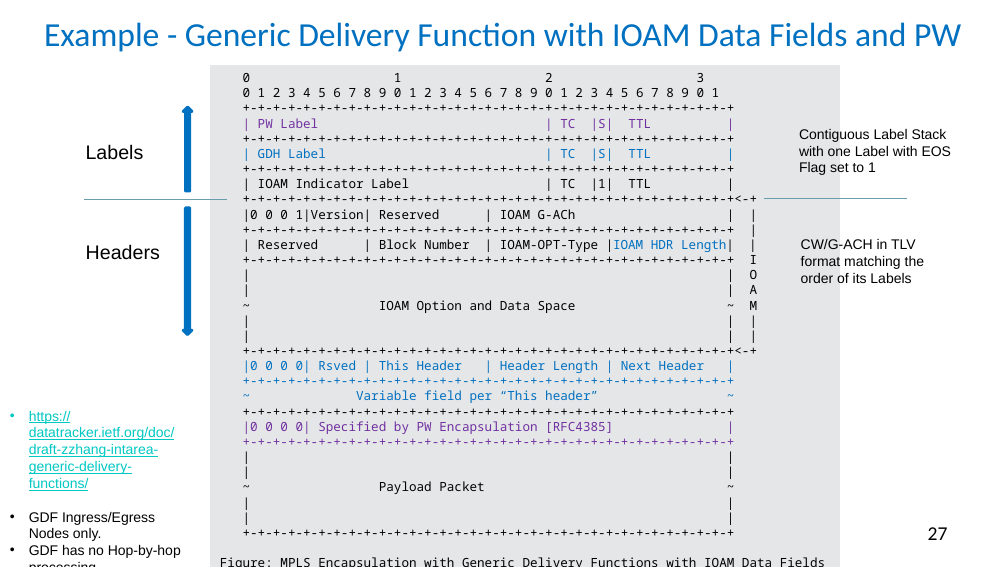
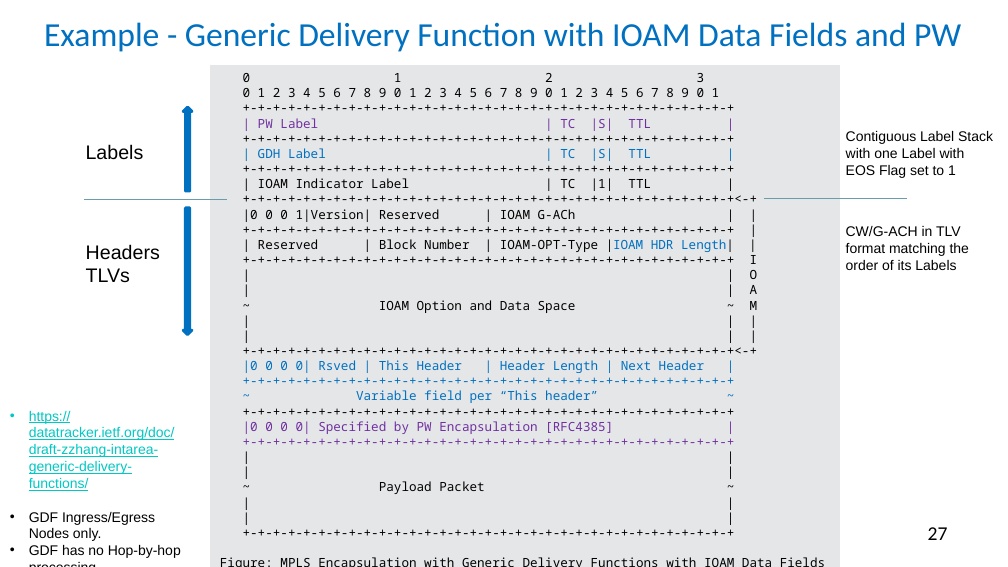
Before and after one commit to rakgandhi/ietf-slides, a slide deck: slide 27 of draft-gandhi-mpls-ioam-sr-06.pptx. Drawn at 1008x567 pixels with LibreOffice and Linux fonts; fonts in the diff are those of the drawing. Boxes give left, top, right and bottom in pixels: in the first picture for what was removed or moved away, otherwise in the second. Text is boxed around its words. In the diff, an @@ line names an element or a change of style, - is before the commit and + after.

```diff
--- a/draft-gandhi-mpls-ioam-sr-06.pptx
+++ b/draft-gandhi-mpls-ioam-sr-06.pptx
@@ text "Contiguous Label Stack with one ..." rewrapped from (799, 129, 951, 175) to (846, 131, 993, 178) @@
@@ text "CW/G-ACH in TLV format matching ...": place and size @@
-text "CW/G-ACH in TLV format matching ..." at (801, 239, 924, 283)
+text "CW/G-ACH in TLV format matching ..." at (846, 226, 969, 270)
@@ text at (86, 268, 130, 283): paragraph added @@
+TLVs
```
Also in this commit, not shown: 4 other slides changed, 1 other file.
